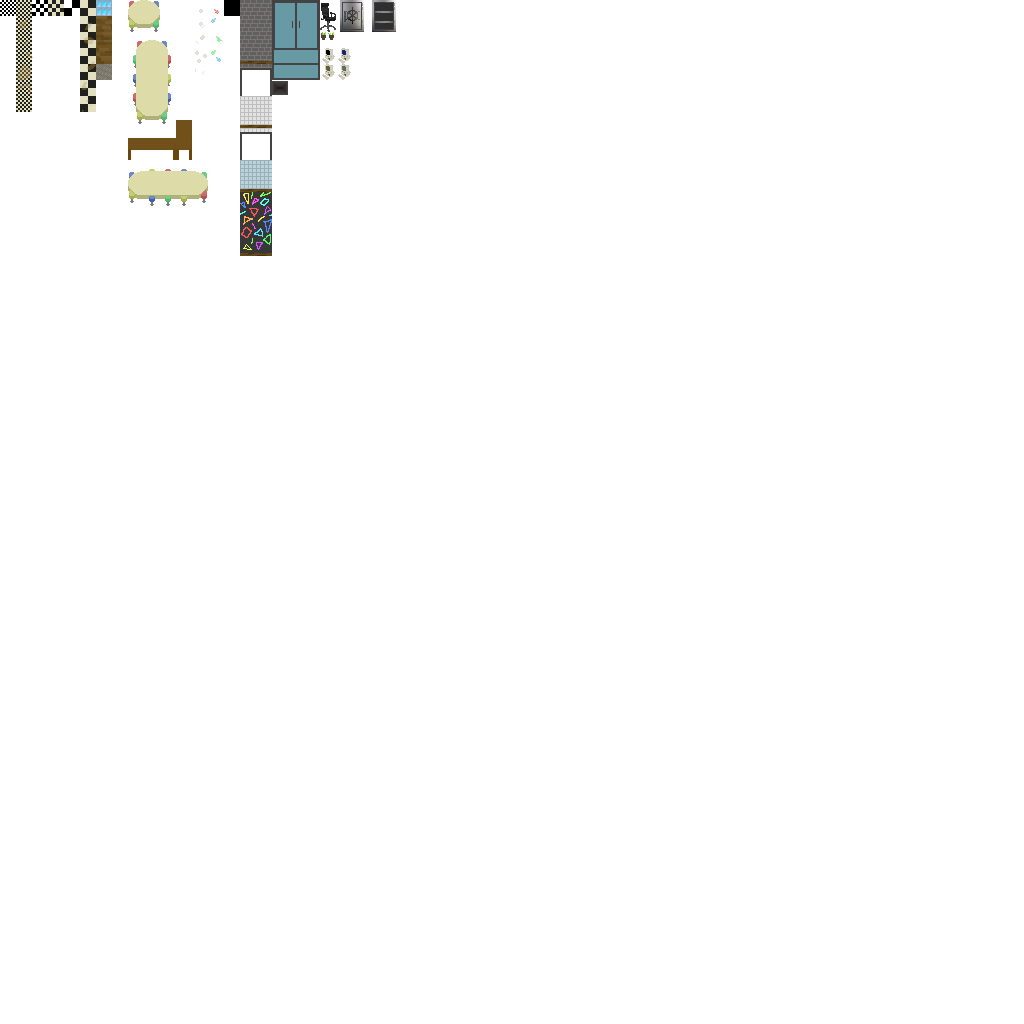
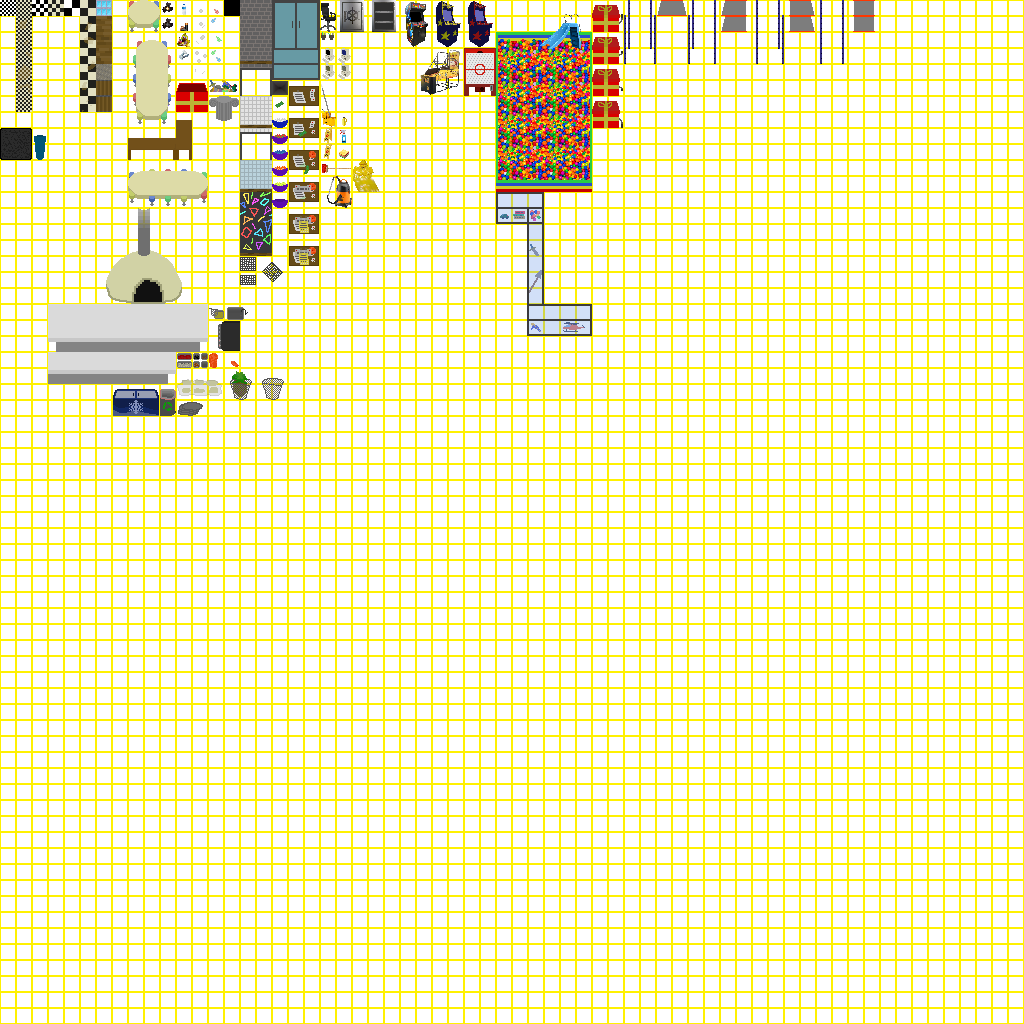
Layered file, before and after one edit (w=1024, h=1024). Changes by layer:
painted on "Textures" over bbox(0, 0, 875, 416)
showed "Grid", painted on it over bbox(0, 0, 1024, 1024)